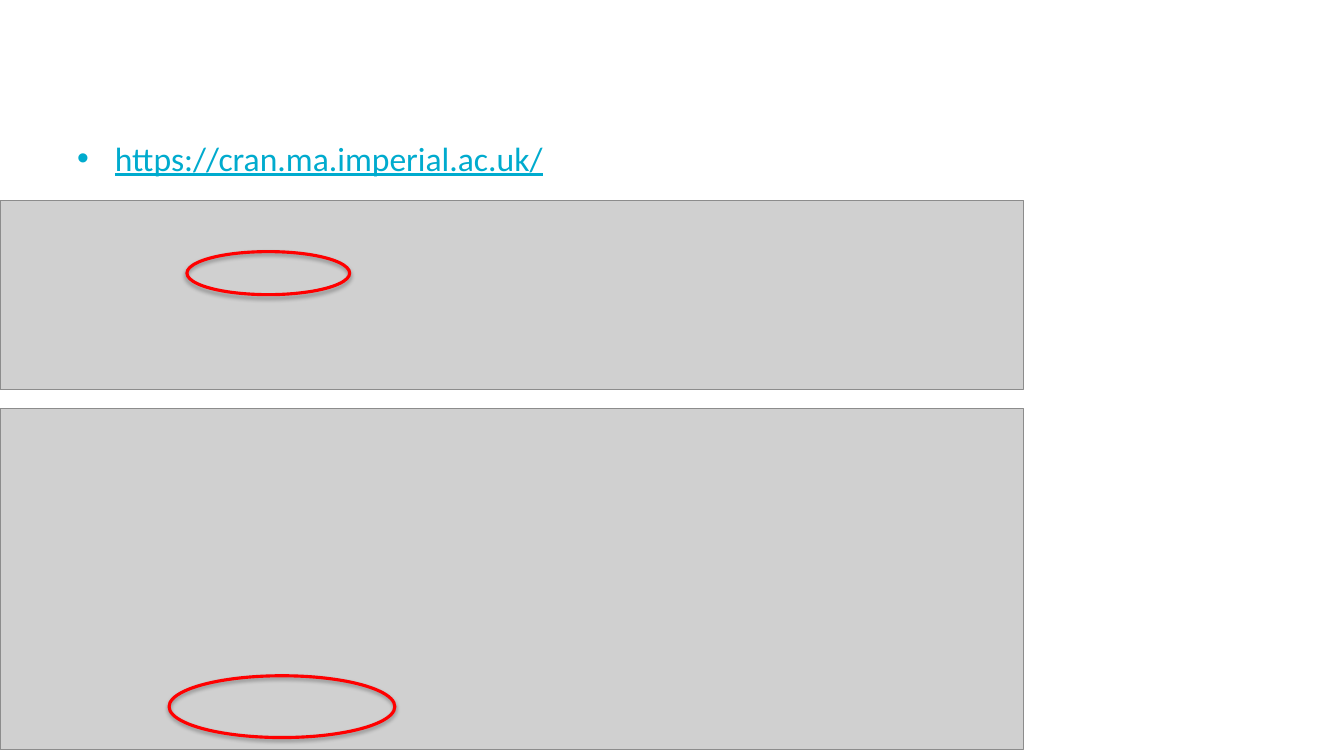
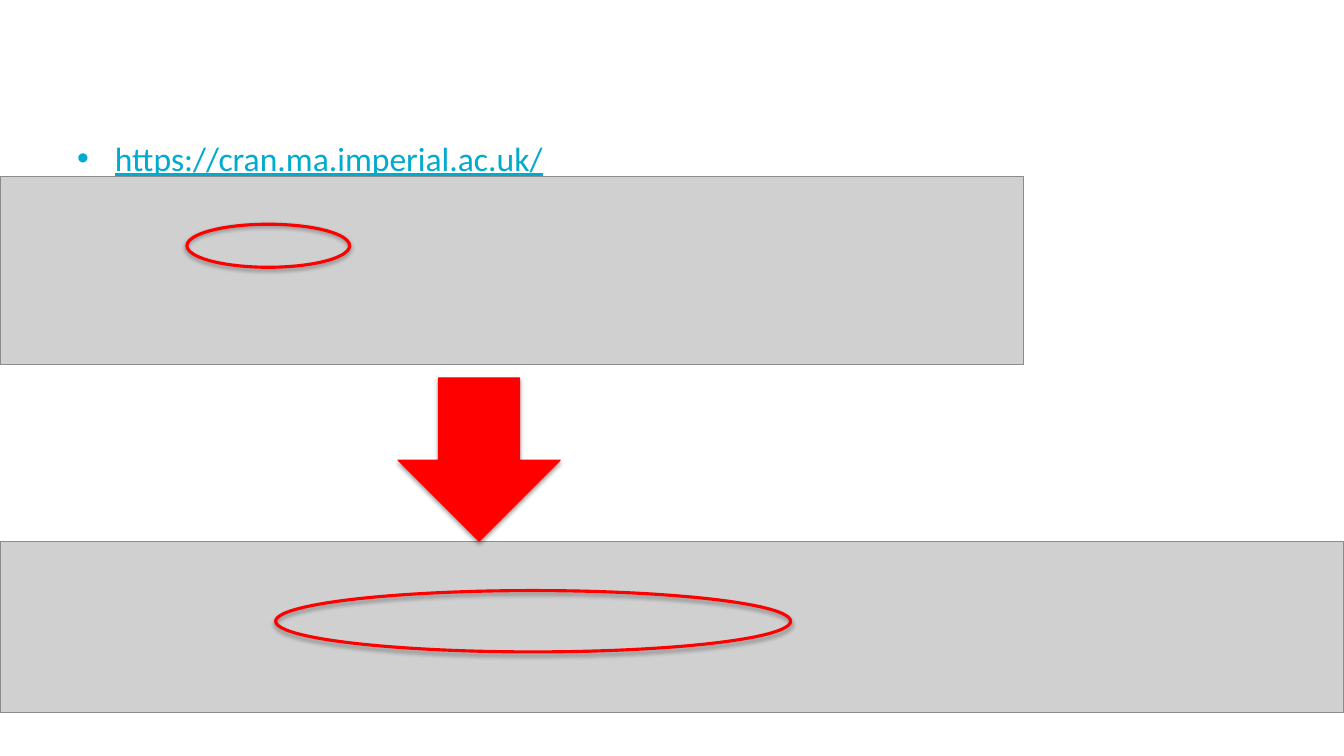
Before and after one commit to alxsrobert/intro_to_R_2022, a slide deck: slide 3 of Download_R_RStudio.pptx. Drawn at 1344x756 pixels with LibreOffice and Linux fonts; fonts in the diff are those of the drawing; grey boxes stand for pictures; background and template pictures are left out. Boxes give left, top, right and bottom in pixels: in the first picture for what was removed or moved away, otherwise in the second. Text is boxed around its words. In the diff, an @@ line names an element or a change of style, - is before the commit and + after.

Commit message:
Update figures R-RStudio

```diff
--- a/Download_R_RStudio.pptx
+++ b/Download_R_RStudio.pptx
@@ picture: place and size @@
-picture at bbox=[0, 201, 1024, 389]
+picture at bbox=[0, 176, 1024, 365]
@@ ellipse: place and size @@
-ellipse at bbox=[187, 252, 349, 295]
+ellipse at bbox=[187, 224, 349, 267]
@@ down arrow added at bbox=[398, 378, 561, 541], fill #FF0000, outline #FF0000 0.75 pt @@
@@ picture removed at bbox=[0, 408, 1024, 749] @@
@@ picture added at bbox=[0, 541, 1344, 713] @@
@@ ellipse added at bbox=[275, 591, 790, 652], outline #FF0000 2.25 pt @@
@@ ellipse removed at bbox=[169, 676, 395, 737] @@
```
Also in this commit, not shown: 1 other slide changed, 1 slide added.
